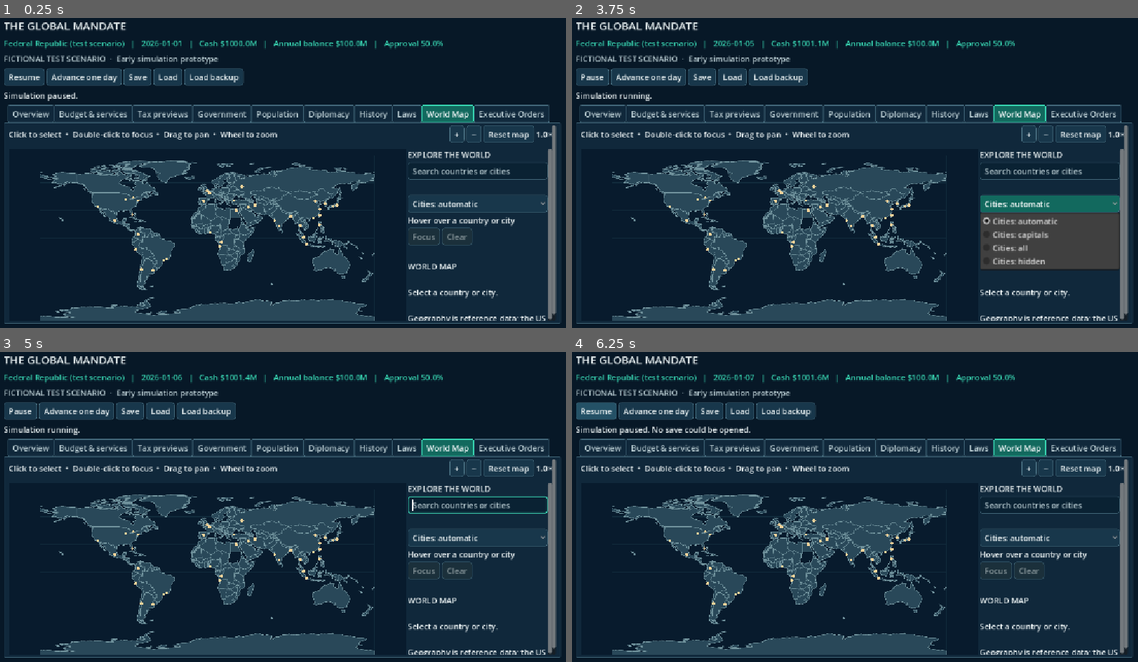
Above: before the commit, frames 1-4 (two rows, left to right).
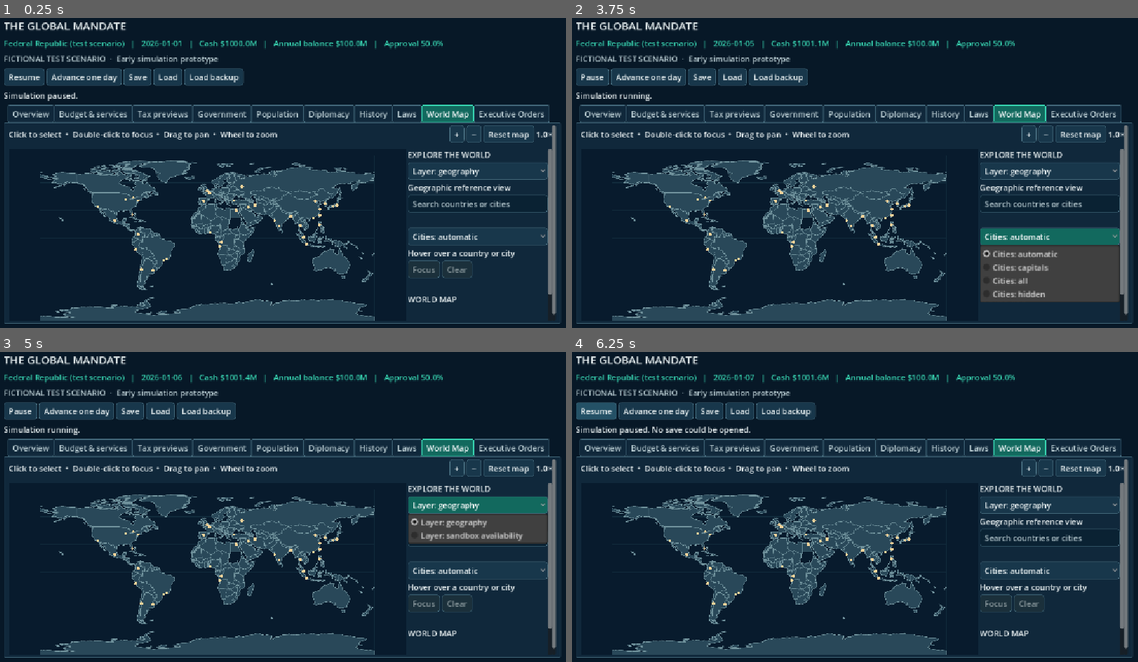
Above: after the commit, the same moments.

Repository: bhavishyadash/the-global-mandate
Game: Godot game, scene res://main.tscn
The game is run twice, just before and just after one commit, with the same random seed, the same clock (stepped at 60 frames per second) and the same inputs.
Inputs (mouse positions are in pixels of both pictures, inside the frame that each line leads up to):
- Up to frame 1 (0.25 s): no input
- Up to frame 2 (3.75 s): click "Resume" at 0.5 s; click "Advance one day" at 1.25 s; click "+" at 2 s; click "−" at 2.75 s; click "Cities: automatic" at 3.5 s
- Up to frame 3 (5 s): click (475, 503) at 4.25 s, where only the run after the commit has a clickable "Layer: geography"
- Up to frame 4 (6.25 s): click "Load backup" at 5 s; click "Pause" at 5.75 s

The runs differ from the first frame. In frame 1, 2.2% of the frame differs, in the area x 72-98%, y 48-98%; in frame 2, 7.7%; in frame 3, 5.3%; in frame 4, 2.2%.

Commit message:
Add validated map scenario catalogue and availability layer

Diff:
--- /dev/null
+++ b/data/map/scenario_bindings.json
@@ -0,0 +1,6 @@
+{
+  "version": 1,
+  "bindings": [
+    {"map_id": "USA", "scenario_id": "usa_sandbox", "country_id": "usa_sandbox", "short_name": "US sandbox"}
+  ]
+}
--- a/tests/ui_test.gd
+++ b/tests/ui_test.gd
@@ -96,6 +96,23 @@
 	screen._category_selected(screen.category_picker.selected)
 	assert(screen.dashboard_tabs.get_tab_title(8) == "World Map")
 	assert(screen.world_map.load_error.is_empty() and screen.world_map.countries.size() >= 170)
+	assert(screen.map_binding_error.is_empty() and screen.map_bindings.size() == 1)
+	var registry = preload("res://ui/map_scenario_registry.gd")
+	var valid_bindings: Variant = registry.read()
+	var bad_binding: Dictionary = valid_bindings.duplicate(true)
+	bad_binding.bindings[0].map_id = "NOT_A_COUNTRY"
+	assert(not registry.validate(bad_binding, screen.world_map.countries, screen.SCENARIOS).is_empty())
+	bad_binding = valid_bindings.duplicate(true)
+	bad_binding.bindings[0].country_id = "wrong_country"
+	assert(not registry.validate(bad_binding, screen.world_map.countries, screen.SCENARIOS).is_empty())
+	bad_binding = valid_bindings.duplicate(true)
+	bad_binding.bindings.append(bad_binding.bindings[0].duplicate(true))
+	assert(not registry.validate(bad_binding, screen.world_map.countries, screen.SCENARIOS).is_empty())
+	screen.map_layer_picker.select(1)
+	screen._refresh_map_layer()
+	assert("Gold: sandbox available" in screen.map_legend.text and screen.world_map.active_id.is_empty())
+	assert(screen.world_map.country_fill_color("USA") == screen.world_map.AVAILABLE)
+	assert(screen.world_map.country_fill_color("FRA") == screen.world_map.LAND)
 	screen.world_map.size = Vector2(1000, 500)
 	var usa_point: Vector2 = screen.world_map.unit_to_screen(Vector2(-100.0 / 360.0, -40.0 / 180.0))
 	assert(screen.world_map.country_at(usa_point).id == "USA")
@@ -113,6 +130,7 @@
 	screen._confirm_new_scenario()
 	screen.new_game_confirmation.hide()
 	assert(screen.world.scenario_id == "usa_sandbox" and screen.world.country.id == "usa_sandbox")
+	assert(screen.world_map.active_id == "USA" and screen.world_map.country_fill_color("USA") == screen.world_map.ACTIVE)
 	assert(screen.map_scenario_button.text == "Open government" and "ACTIVE US SANDBOX" in screen.map_simulation.text)
 	assert(screen.world.set_income_tax(0.6))
 	screen._refresh()
@@ -124,6 +142,7 @@
 	assert(usa_loaded.import_snapshot(JSON.parse_string(JSON.stringify(usa_saved))).is_empty())
 	assert(usa_loaded.scenario_id == "usa_sandbox" and is_equal_approx(usa_loaded.country.income_tax_rate, 0.6))
 	assert(screen._start_scenario(World.DEFAULT_SCENARIO))
+	assert(screen.world_map.active_id.is_empty() and screen.world_map.country_fill_color("USA") == screen.world_map.AVAILABLE)
 	assert("US SANDBOX AVAILABLE" in screen.map_simulation.text)
 	var france_point: Vector2 = screen.world_map.unit_to_screen(Vector2(2.0 / 360.0, -46.0 / 180.0))
 	assert(screen.world_map.country_at(france_point).id == "FRA")
--- a/tools/export_smoke.gd
+++ b/tools/export_smoke.gd
@@ -2,6 +2,7 @@
 
 const World = preload("res://simulation/world.gd")
 const WorldMap = preload("res://ui/world_map.gd")
+const MapScenarioRegistry = preload("res://ui/map_scenario_registry.gd")
 
 func _initialize() -> void:
 	var world = World.new()
@@ -29,6 +30,11 @@
 		push_error("Packaged world map data could not be loaded.")
 		quit(1)
 		return
+	var scenarios := [{"id": "usa_sandbox", "path": "res://data/scenarios/usa_sandbox.json"}]
+	if not MapScenarioRegistry.validate(MapScenarioRegistry.read(), map.countries, scenarios).is_empty():
+		push_error("Packaged map scenario bindings could not be loaded.")
+		quit(1)
+		return
 	map.free()
 	print("Packaged scenario checks passed")
 	quit(0)
--- a/ui/main.gd
+++ b/ui/main.gd
@@ -4,13 +4,14 @@
 const Decisions = preload("res://simulation/decisions.gd")
 const Diagnostics = preload("res://simulation/diagnostics.gd")
 const WorldMap = preload("res://ui/world_map.gd")
+const MapScenarioRegistry = preload("res://ui/map_scenario_registry.gd")
 const GovernmentTheme = preload("res://ui/government_theme.gd")
 const BudgetBreakdown = preload("res://ui/budget_breakdown.gd")
 const BudgetChart = preload("res://ui/budget_chart.gd")
 const SCENARIOS := [
 	{"id": "test_republic", "name": "Federal Republic (fictional)", "path": "res://data/scenarios/test_republic.json"},
 	{"id": "coastal_test", "name": "Coastal Republic (fictional)", "path": "res://data/scenarios/coastal_test.json"},
-	{"id": "usa_sandbox", "name": "United States sandbox (fictional values)", "path": "res://data/scenarios/usa_sandbox.json", "map_id": "USA"},
+	{"id": "usa_sandbox", "name": "United States sandbox (fictional values)", "path": "res://data/scenarios/usa_sandbox.json"},
 ]
 const MAX_DAYS_PER_FRAME := 30
 const DEFAULT_SIMULATION_BUDGET_USEC := 8000
@@ -69,6 +70,10 @@
 var map_clear_button: Button
 var map_simulation: Label
 var map_scenario_button: Button
+var map_layer_picker: OptionButton
+var map_legend: Label
+var map_bindings: Array = []
+var map_binding_error := ""
 var government_status: Label
 var budget_chart: Control
 var budget_mode: OptionButton
@@ -328,6 +333,10 @@
 	world_map.size_flags_horizontal = Control.SIZE_EXPAND_FILL
 	world_map.size_flags_vertical = Control.SIZE_EXPAND_FILL
 	map_layout.add_child(world_map)
+	var map_binding_data: Variant = MapScenarioRegistry.read()
+	map_binding_error = MapScenarioRegistry.validate(map_binding_data, world_map.countries, SCENARIOS)
+	if map_binding_error.is_empty():
+		map_bindings = map_binding_data.bindings.duplicate(true)
 	var map_sidebar_scroll := ScrollContainer.new()
 	map_sidebar_scroll.custom_minimum_size = Vector2(290, 360)
 	map_sidebar_scroll.size_flags_vertical = Control.SIZE_EXPAND_FILL
@@ -340,6 +349,14 @@
 	var map_heading := Label.new()
 	map_heading.text = "EXPLORE THE WORLD"
 	map_sidebar.add_child(map_heading)
+	map_layer_picker = OptionButton.new()
+	map_layer_picker.add_item("Layer: geography")
+	map_layer_picker.add_item("Layer: sandbox availability")
+	map_layer_picker.item_selected.connect(func(_index: int): _refresh_map_layer())
+	map_sidebar.add_child(map_layer_picker)
+	map_legend = Label.new()
+	map_legend.autowrap_mode = TextServer.AUTOWRAP_WORD_SMART
+	map_sidebar.add_child(map_legend)
 	map_search = LineEdit.new()
 	map_search.placeholder_text = "Search countries or cities"
 	map_sidebar.add_child(map_search)
@@ -674,33 +691,66 @@
 	_refresh_map_simulation()
 
 func _map_scenario_index(id: String) -> int:
+	var binding := _map_binding(id)
+	if binding.is_empty():
+		return -1
 	for index in range(SCENARIOS.size()):
-		if SCENARIOS[index].get("map_id", "") == id and not id.is_empty():
+		if SCENARIOS[index].id == binding.scenario_id:
 			return index
 	return -1
 
+func _map_binding(id: String) -> Dictionary:
+	for binding in map_bindings:
+		if binding.map_id == id:
+			return binding
+	return {}
+
+func _map_binding_active(binding: Dictionary) -> bool:
+	return not binding.is_empty() and world.scenario_id == binding.scenario_id and world.country.id == binding.country_id
+
+func _refresh_map_layer() -> void:
+	if map_layer_picker == null or world_map == null:
+		return
+	var available: Array = []
+	var active := ""
+	for binding in map_bindings:
+		available.append(binding.map_id)
+		if _map_binding_active(binding):
+			active = binding.map_id
+	world_map.set_scenario_layer(map_layer_picker.selected, available, active)
+	if not map_binding_error.is_empty():
+		map_legend.text = "Sandbox layer unavailable: " + map_binding_error
+	elif map_layer_picker.selected == 1:
+		map_legend.text = "Gold: sandbox available  •  Teal: active sandbox  •  Slate: reference only"
+	else:
+		map_legend.text = "Geographic reference view"
+
 func _refresh_map_simulation() -> void:
 	if map_simulation == null:
 		return
+	_refresh_map_layer()
 	var selected: String = world_map.selected_id
 	var index := _map_scenario_index(selected)
+	var binding := _map_binding(selected)
 	map_scenario_button.visible = index >= 0
 	if selected.is_empty():
 		map_simulation.text = ""
+	elif not map_binding_error.is_empty():
+		map_simulation.text = "Sandbox links are unavailable: " + map_binding_error
 	elif index < 0:
 		map_simulation.text = "REFERENCE ONLY\nNo playable country scenario is linked here yet."
-	elif world.scenario_id == SCENARIOS[index].id and world.country.id == SCENARIOS[index].id:
+	elif _map_binding_active(binding):
 		map_scenario_button.text = "Open government"
-		map_simulation.text = "ACTIVE US SANDBOX — FICTIONAL VALUES\nPopulation: %d\nApproval: %.1f%%\nCash: $%.1fM\nAnnual balance: $%.1fM\nThese values are simulation placeholders, not US statistics. City-level simulation is not implemented." % [world.country.population, world.country. …(81 unchanged characters)…
+		map_simulation.text = "ACTIVE %s — FICTIONAL VALUES\nPopulation: %d\nApproval: %.1f%%\nCash: $%.1fM\nAnnual balance: $%.1fM\nThese values are simulation placeholders, not real statistics. City-level simulation is not implemented." % [binding.short_name.to_upper(), world.country.population, world.country. …(81 unchanged characters)…
 	else:
-		map_scenario_button.text = "Start US sandbox"
-		map_simulation.text = "US SANDBOX AVAILABLE\nUses fictional test values, not US statistics. Starting replaces the current session after confirmation."
+		map_scenario_button.text = "Start " + binding.short_name
+		map_simulation.text = "%s AVAILABLE\nUses fictional test values, not real statistics. Starting replaces the current session after confirmation." % binding.short_name.to_upper()
 
 func _map_scenario_action() -> void:
 	var index := _map_scenario_index(world_map.selected_id)
 	if index < 0:
 		return
-	if world.scenario_id == SCENARIOS[index].id and world.country.id == SCENARIOS[index].id:
+	if _map_binding_active(_map_binding(world_map.selected_id)):
 		dashboard_tabs.current_tab = 3
 	else:
 		_request_new_scenario(index)
--- /dev/null
+++ b/ui/map_scenario_registry.gd
@@ -0,0 +1,43 @@
+extends RefCounted
+
+const PATH := "res://data/map/scenario_bindings.json"
+
+static func read() -> Variant:
+	var file := FileAccess.open(PATH, FileAccess.READ)
+	return JSON.parse_string(file.get_as_text()) if file != null else null
+
+# Validate the entire registry before using any binding. No country is ever
+# associated with a scenario based on a partial or invalid catalog.
+static func validate(data: Variant, countries: Array, scenarios: Array) -> String:
+	if not data is Dictionary or data.size() != 2 or data.get("version") != 1 or not data.get("bindings") is Array or data.bindings.size() > 250:
+		return "Map scenario registry is missing or invalid."
+	var map_ids := {}
+	for country in countries:
+		if country is Dictionary and country.get("id") is String:
+			map_ids[country.id] = true
+	var seen_map := {}
+	var seen_scenario := {}
+	for binding in data.bindings:
+		if not binding is Dictionary or binding.size() != 4 or not binding.get("map_id") is String or not binding.get("scenario_id") is String or not binding.get("country_id") is String or not binding.get("short_name") is String:
+			return "Map scenario binding has invalid fields."
+		if not map_ids.has(binding.map_id) or binding.short_name.strip_edges().is_empty() or binding.short_name.length() > 60 or seen_map.has(binding.map_id) or seen_scenario.has(binding.scenario_id):
+			return "Map scenario binding has unknown or duplicate IDs."
+		var found := false
+		for scenario in scenarios:
+			if not scenario is Dictionary or not scenario.get("path") is String:
+				continue
+			if scenario.get("id") == binding.scenario_id:
+				var loaded: Variant = load_scenario(scenario.get("path", ""))
+				if loaded is Dictionary and loaded.get("id") == binding.scenario_id and loaded.get("country") is Dictionary and loaded.country.get("id") == binding.country_id:
+					found = true
+				break
+		if not found:
+			return "Map binding does not match a valid built-in scenario and country."
+		seen_map[binding.map_id] = true
+		seen_scenario[binding.scenario_id] = true
+	return ""
+
+static func load_scenario(path: String) -> Variant:
+	const World = preload("res://simulation/world.gd")
+	var data: Variant = World.Scenario.read_file(path)
+	return data if World.Scenario.validate(data).is_empty() else null
--- a/ui/world_map.gd
+++ b/ui/world_map.gd
@@ -13,6 +13,8 @@
 const SELECTED := Color("13a98f")
 const HOVER := Color("477a82")
 const CITY := Color("f1d39a")
+const AVAILABLE := Color("b68b48")
+const ACTIVE := Color("158c79")
 var countries: Array = []
 var cities: Array = []
 var selected_id := ""
@@ -20,6 +22,9 @@
 var hovered_id := ""
 var hovered_city_name := ""
 var city_mode := 0 # 0: major + capitals by zoom; 1: capitals; 2: all; 3: hidden
+var layer_mode := 0 # 0: geography; 1: scenario availability
+var available_ids: Array = []
+var active_id := ""
 var map_zoom := 1.0
 var pan := Vector2.ZERO
 var _pressed := false
@@ -118,7 +123,7 @@
 						projected.append(unit_to_screen(point))
 					# Projection and pixel precision can collapse tiny rings.
 					if not Geometry2D.triangulate_polygon(projected).is_empty():
-						draw_colored_polygon(projected, SELECTED if country.id == selected_id else (HOVER if country.id == hovered_id else LAND))
+						draw_colored_polygon(projected, country_fill_color(country.id))
 				screen.append(screen[0])
 				draw_polyline(screen, Color("a9ebdf") if country.id == selected_id else BORDER, 1.6 if country.id == selected_id else 1.0, true)
 	var labels: Array[Rect2] = []
@@ -155,6 +160,22 @@
 		if not Geometry2D.triangulate_polygon(polygon).is_empty():
 			result.append(polygon)
 	return result
+
+func set_scenario_layer(mode: int, available: Array, active: String) -> void:
+	if mode not in [0, 1]:
+		return
+	if layer_mode == mode and available_ids == available and active_id == active:
+		return
+	layer_mode = mode
+	available_ids = available.duplicate()
+	active_id = active if active in available_ids else ""
+	queue_redraw()
+
+func country_fill_color(id: String) -> Color:
+	if layer_mode == 1:
+		var base := ACTIVE if id == active_id else (AVAILABLE if id in available_ids else LAND)
+		return base.lightened(0.14) if id == hovered_id else base
+	return SELECTED if id == selected_id else (HOVER if id == hovered_id else LAND)
 
 func _city_visible(city: Dictionary) -> bool:
 	match city_mode:
Not shown, changed: export_presets.cfg
Not shown, added: ui/map_scenario_registry.gd.uid
Not shown, changed: docs/GAME_DEVELOPMENT_REPORT.md
Not shown, changed: docs/SESSION_84.md
